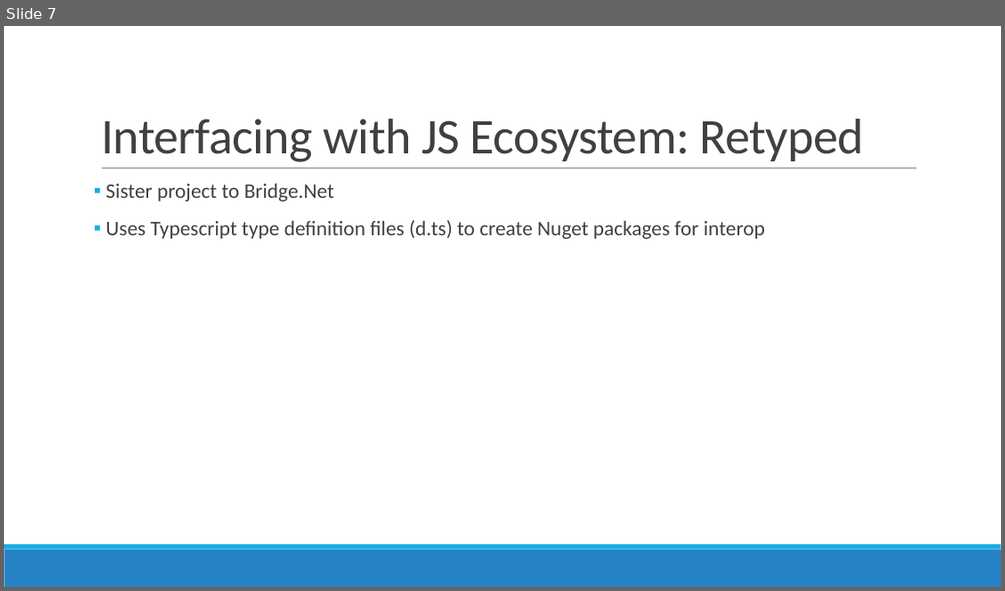
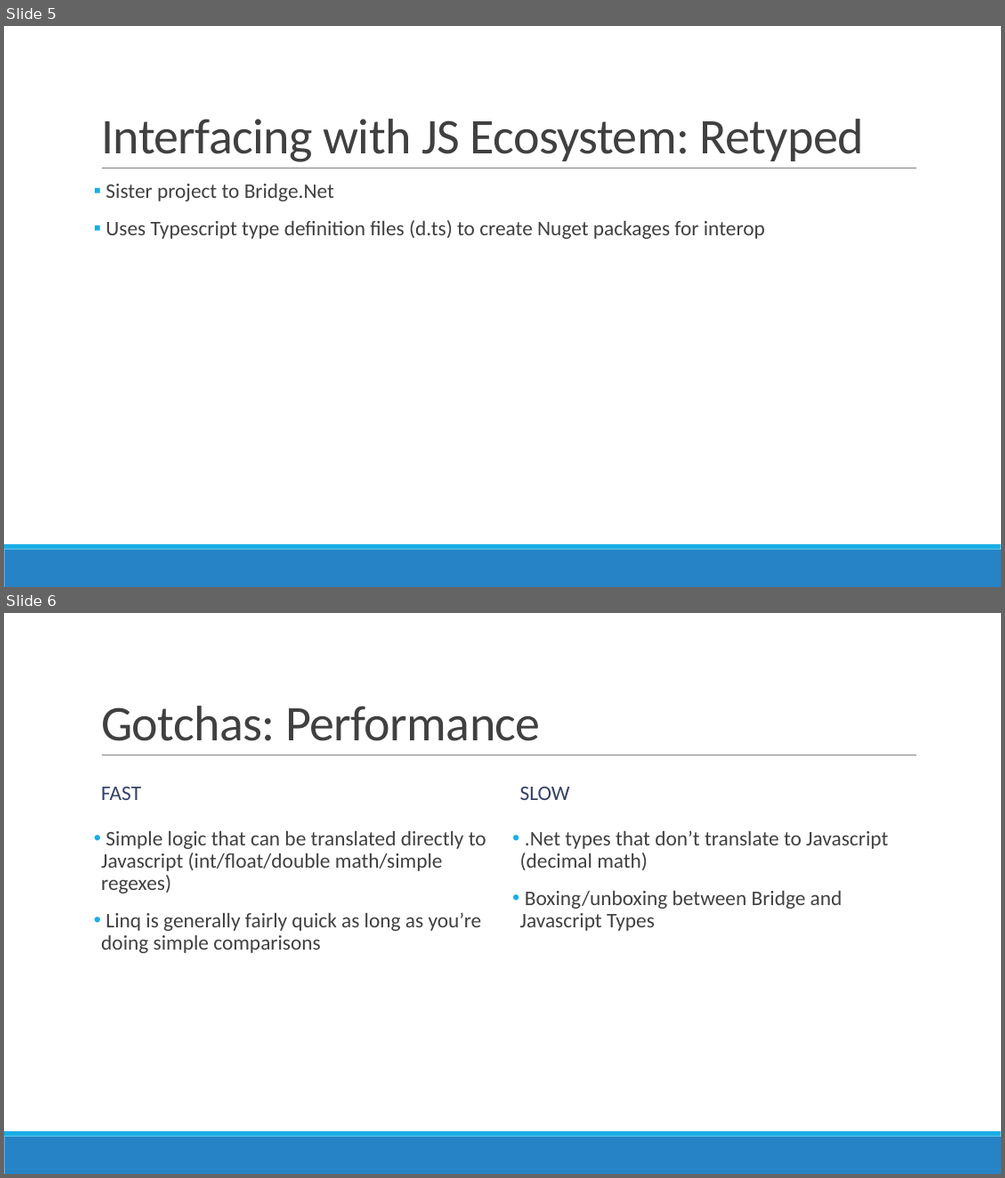
Before and after one commit to mrosack/presentations, a slide deck: bridge.net/bridge-net.pptx. Shown one above the other, each under a label of ours: slide 7 before the commit, slides 5 and 6 after it. The pictures are 1005x591 and 1005x1178 pixels, drawn with LibreOffice and Linux fonts; fonts in the diff are those of the drawing. Boxes give left, top, right and bottom in pixels: in the first picture for what was removed or moved away, otherwise in the second. Text is boxed around its words. In the diff, an @@ line names an element or a change of style, - is before the commit and + after.

Commit message:
add performance tests, refactor TicTacToeGame

```diff
--- a/bridge.net/bridge-net.pptx
+++ b/bridge.net/bridge-net.pptx
@@ slide 6 added at <box>4,613,1001,1174</box>, background #FFFFFF; not listed: 3 template elements that a slide beside it also shows @@
@@ title added at <box>101,706,541,741</box>, 48 pt, text #404040 @@
+Gotchas: Performance
@@ text added at <box>101,787,141,800</box>, 20 pt, text #344068 @@
+FAST
@@ text added at <box>520,787,570,800</box>, 20 pt, text #344068 @@
+SLOW
@@ text added at <box>101,831,486,953</box>, 20 pt, text #404040 @@
+• Simple logic that can be translated directly to Javascript (int/float/double math/simple regexes)
+• Linq is generally fairly quick as long as you’re doing simple comparisons
@@ text added at <box>520,830,888,931</box>, 20 pt, text #404040 @@
+• .Net types that don’t translate to Javascript (decimal math)
+• Boxing/unboxing between Bridge and Javascript Types
@@ what was slide 7 is now slide 5 @@
```
Also in this commit, not shown: 2 slides changed, 1 other slide added, 12 other files.
